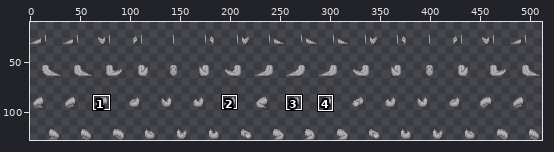
Two versions of one sprite sheet, Resources/Textures/Mobs/Customization/reptilian_parts.rsi/tail_large_wagging.png. Above, an overview of the earlier version with the close-up marked.
Close-up. Before the edit:
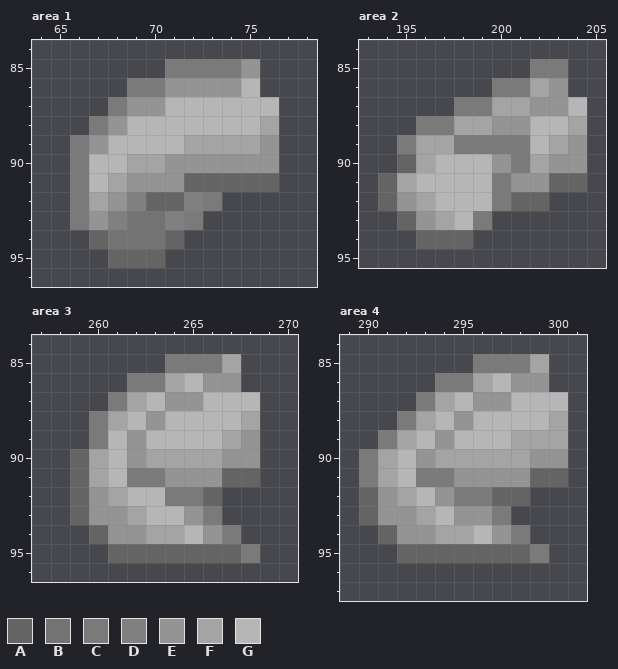
The file is 512x128 pixels. Pixels under 10% opacity are left out. Colours within 5 levels of each other are drawn and written as one. Shown: area 1: x 64..78, y 84..96; area 2: x 193..205, y 84..95; area 3: x 257..270, y 84..96; area 4: x 289..301, y 84..97. The wide view leaves out empty margins. The commit also changed other parts of the picture, which this record leaves out.
Palette (. is transparent): A #646464  B #737373  C #7a7a7a  D #808080  E #949494  F #a4a4a4  G #b6b6b6
And afterwards:
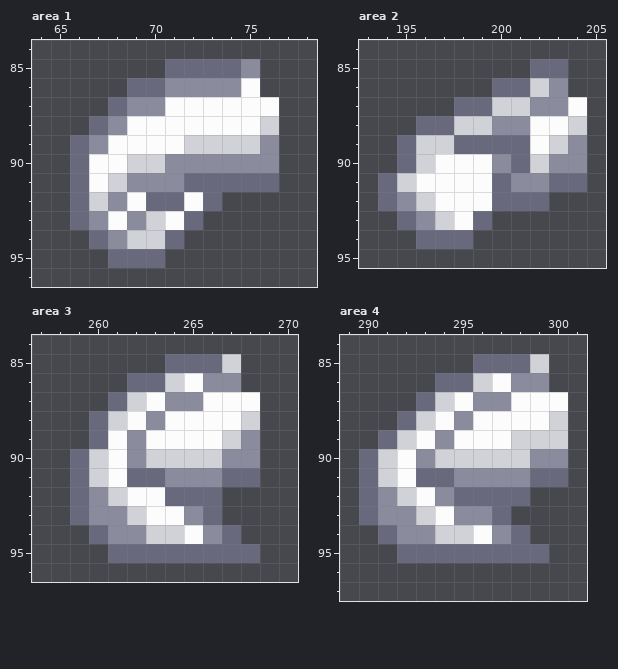
From old to new:
colour C: #7a7a7a -> #68697d
colour E: #949494 -> #8a8b9d
colour F: #a4a4a4 -> #d1d1d8
colour G: #b6b6b6 -> #fcfcfd
Changed rows in their new state; - is a pixel that keeps its letter.
Area 1:
first column x 67:
91 -----CCCCC
92 --GCCG----
93 -GEFG-----
94 CEFFC-----
95 -CCC------
Area 2:
first column x 194:
90 -C---------
91 C--------CC
92 C------CC--
93 -C---------
94 --CCC------
Area 3:
first column x 259:
90 C---------
91 C-------CC
92 C------C--
93 C---------
94 -C--------
95 --CCCCCCC-
Area 4:
first column x 290:
91 ---------CC
92 C------CC--
93 C----------
94 -C---------
95 --CCCCCCC--
